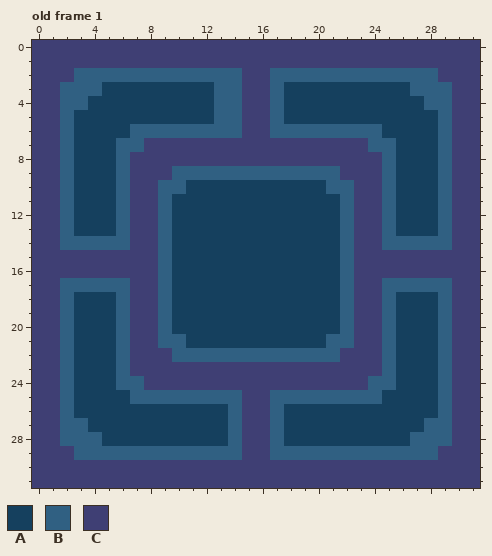
Pixel-art file -- assets/itemContainer.aseprite. That is the earlier state.
32x32 pixels, 2 frames. Shown: old frame 1.
Palette (. is transparent): A #15405e  B #306082  C #3f3f74
Pixels before, old frame 1, first column x 0:
 0 CCCCCCCCCCCCCCCCCCCCCCCCCCCCCCCC
 1 CCCCCCCCCCCCCCCCCCCCCCCCCCCCCCCC
 2 CCCBBBBBBBBBBBBCCBBBBBBBBBBBBCCC
 3 CCBBBAAAAAAAABBCCBAAAAAAAAABBBCC
 4 CCBBAAAAAAAAABBCCBAAAAAAAAAABBCC
 5 CCBAAAAAAAAAABBCCBAAAAAAAAAAABCC
 6 CCBAAAABBBBBBBBCCBBBBBBBBAAAABCC
 7 CCBAAABBCCCCCCCCCCCCCCCCBBAAABCC
 8 CCBAAABCCCCCCCCCCCCCCCCCCBAAABCC
 9 CCBAAABCCCBBBBBBBBBBBBCCCBAAABCC
10 CCBAAABCCBBAAAAAAAAAABBCCBAAABCC
11 CCBAAABCCBAAAAAAAAAAAABCCBAAABCC
12 CCBAAABCCBAAAAAAAAAAAABCCBAAABCC
13 CCBAAABCCBAAAAAAAAAAAABCCBAAABCC
14 CCBBBBBCCBAAAAAAAAAAAABCCBBBBBCC
15 CCCCCCCCCBAAAAAAAAAAAABCCCCCCCCC
16 CCCCCCCCCBAAAAAAAAAAAABCCCCCCCCC
17 CCBBBBBCCBAAAAAAAAAAAABCCBBBBBCC
18 CCBAAABCCBAAAAAAAAAAAABCCBAAABCC
19 CCBAAABCCBAAAAAAAAAAAABCCBAAABCC
20 CCBAAABCCBAAAAAAAAAAAABCCBAAABCC
21 CCBAAABCCBBAAAAAAAAAABBCCBAAABCC
22 CCBAAABCCCBBBBBBBBBBBBCCCBAAABCC
23 CCBAAABCCCCCCCCCCCCCCCCCCBAAABCC
24 CCBAAABBCCCCCCCCCCCCCCCCBBAAABCC
25 CCBAAAABBBBBBBBCCBBBBBBBBAAAABCC
26 CCBAAAAAAAAAAABCCBAAAAAAAAAAABCC
27 CCBBAAAAAAAAAABCCBAAAAAAAAAABBCC
28 CCBBBAAAAAAAAABCCBAAAAAAAAABBBCC
29 CCCBBBBBBBBBBBBCCBBBBBBBBBBBBCCC
30 CCCCCCCCCCCCCCCCCCCCCCCCCCCCCCCC
31 CCCCCCCCCCCCCCCCCCCCCCCCCCCCCCCC
After:
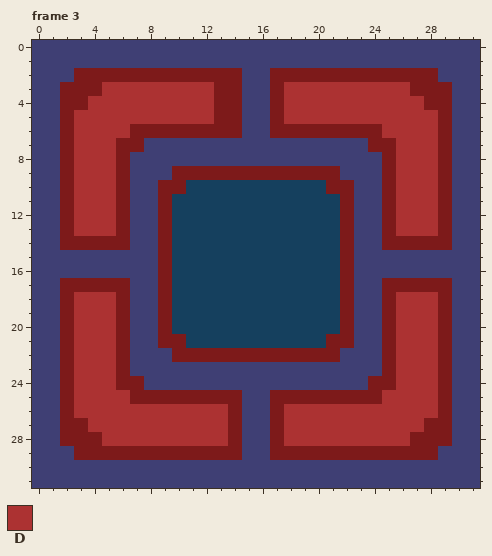
Colours new in this view: D #ac3232
A new or re-ordered frame is compared with the old frame closest to it.
Edits made:
frames 2 -> 3
colour B: #306082 -> #7d1a1a
Changed rows in their new state; - is a pixel that keeps its letter.
Frame 3 is new; against old frame 1:
first column x 3:
 3 --DDDDDDDD-----DDDDDDDDD--
 4 -DDDDDDDDD-----DDDDDDDDDD-
 5 DDDDDDDDDD-----DDDDDDDDDDD
 6 DDDD------------------DDDD
 7 DDD--------------------DDD
 8 DDD--------------------DDD
 9 DDD--------------------DDD
10 DDD--------------------DDD
11 DDD--------------------DDD
12 DDD--------------------DDD
13 DDD--------------------DDD
first column x 3:
18 DDD--------------------DDD
19 DDD--------------------DDD
20 DDD--------------------DDD
21 DDD--------------------DDD
22 DDD--------------------DDD
23 DDD--------------------DDD
24 DDD--------------------DDD
25 DDDD------------------DDDD
26 DDDDDDDDDDD----DDDDDDDDDDD
27 -DDDDDDDDDD----DDDDDDDDDD-
28 --DDDDDDDDD----DDDDDDDDD--
